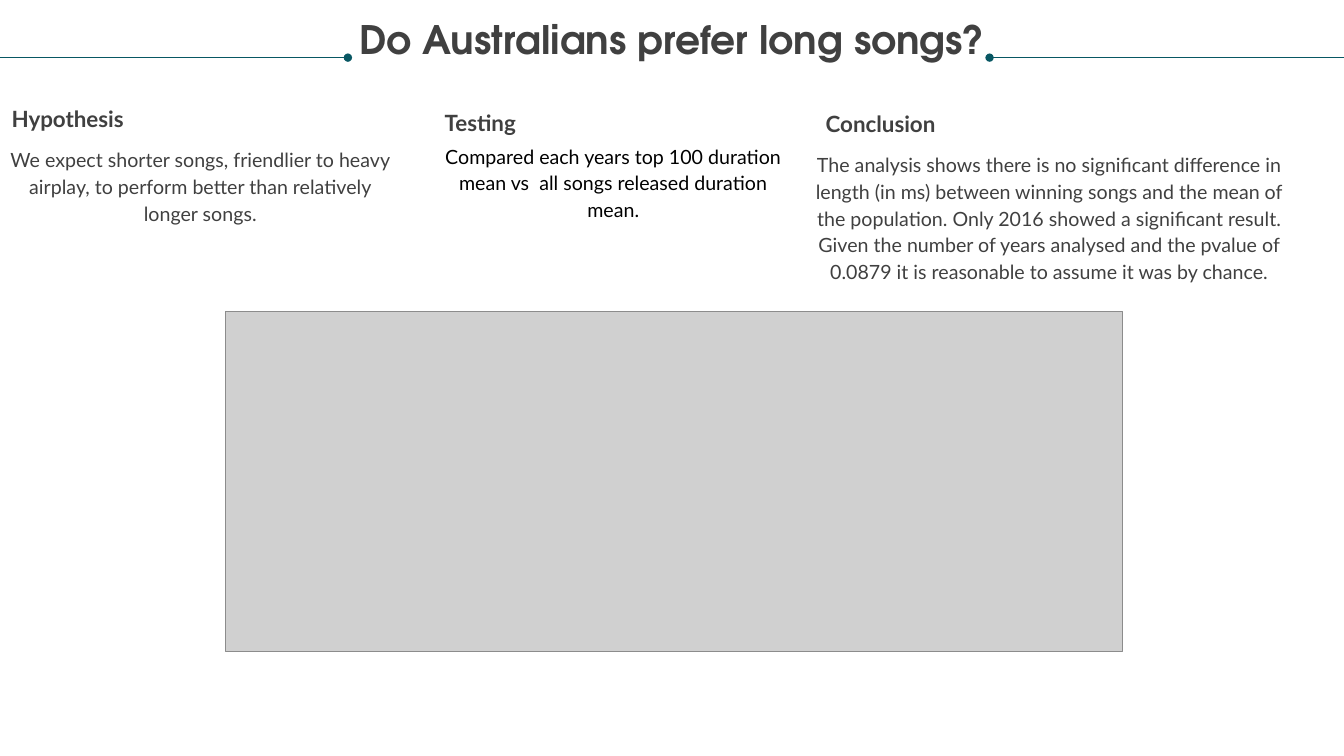
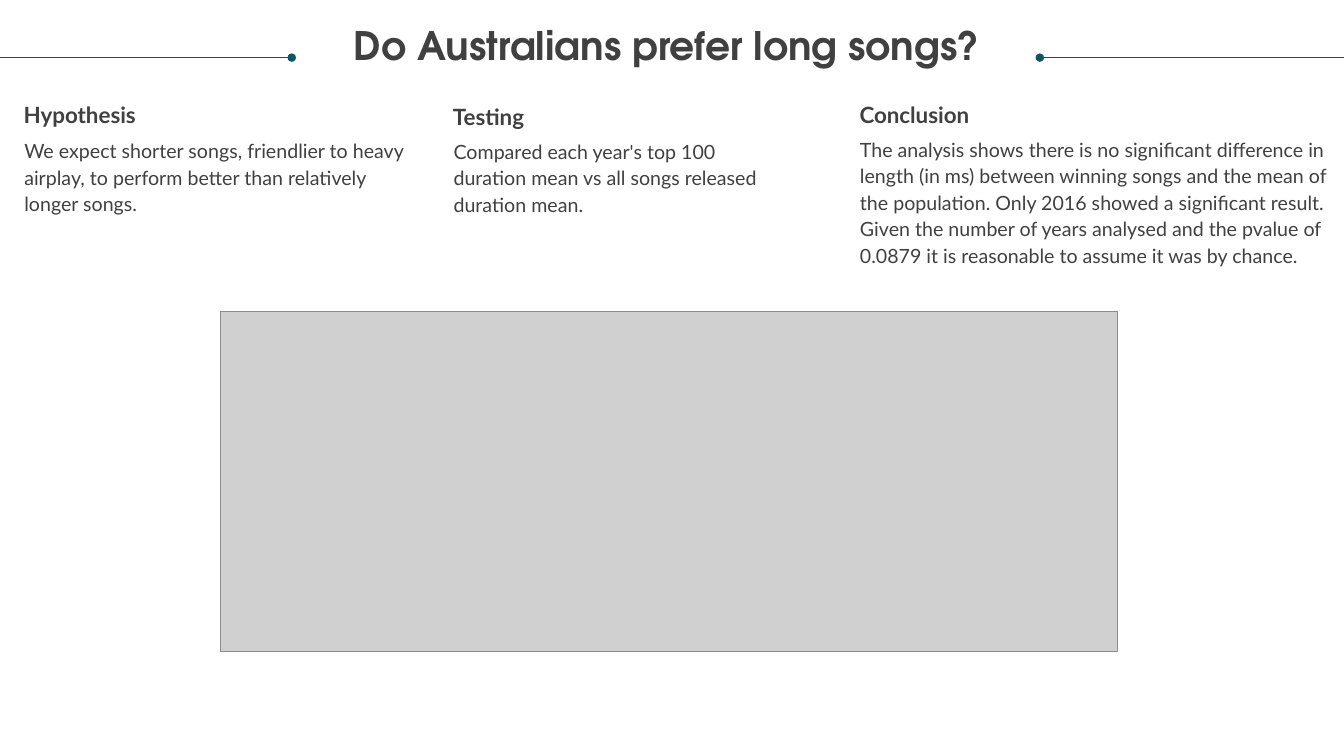
Before and after one commit to relaernu/project_1, a slide deck: slide 13 of Documents/Let the music speak.pptx (slide 14 before the commit). Drawn at 1344x756 pixels with LibreOffice and Linux fonts; fonts in the diff are those of the drawing; grey boxes stand for pictures. Boxes give left, top, right and bottom in pixels: in the first picture for what was removed or moved away, otherwise in the second. Text is boxed around its words. In the diff, an @@ line names an element or a change of style, - is before the commit and + after.

```diff
--- a/Documents/Let the music speak.pptx
+++ b/Documents/Let the music speak.pptx
@@ text "Do Australians prefer long songs?": place and size @@
-text "Do Australians prefer long songs?" at <box>359,24,985,63</box>
+text "Do Australians prefer long songs?" at <box>354,30,980,69</box>
@@ arrow moved from (0, 57) - (348, 57) to (0, 57) - (291, 57) @@
@@ arrow moved from (990, 57) - (1344, 57) to (1041, 57) - (1344, 57) @@
@@ text "Hypothesis": place and size @@
-text "Hypothesis" at <box>12,110,124,131</box>
+text "Hypothesis" at <box>24,106,136,127</box>
@@ text "Testing": place and size @@
-text "Testing" at <box>445,114,516,135</box>
+text "Testing" at <box>453,108,524,129</box>
@@ text "Conclusion": place and size @@
-text "Conclusion" at <box>826,115,936,132</box>
+text "Conclusion" at <box>860,106,970,123</box>
@@ text "We expect shorter songs, friendlier ...": place and size @@
-text "We expect shorter songs, friendlier ..." at <box>10,152,390,225</box>
+text "We expect shorter songs, friendlier ..." at <box>24,143,404,215</box>
@@ text "We expect shorter songs, friendlier ..." at <box>24,143,404,215</box>: alignment centre to left @@
@@ text at <box>454,144,757,212</box>: text changed; text colour #000000 to #404040 @@
-Compared each years top 100 duration mean vs all songs released duration mean.
+Compared each year's top 100 duration mean vs all songs released duration mean.
@@ text "The analysis shows there is ..." at <box>860,142,1327,267</box>: alignment centre to left @@
@@ text "The analysis shows there is ...": place and size @@
-text "The analysis shows there is ..." at <box>816,157,1283,283</box>
+text "The analysis shows there is ..." at <box>860,142,1327,267</box>
@@ picture: place and size @@
-picture at <box>226,312,1123,651</box>
+picture at <box>220,312,1117,651</box>
```
Also in this commit, not shown: 14 other slides changed, 1 slide removed.
